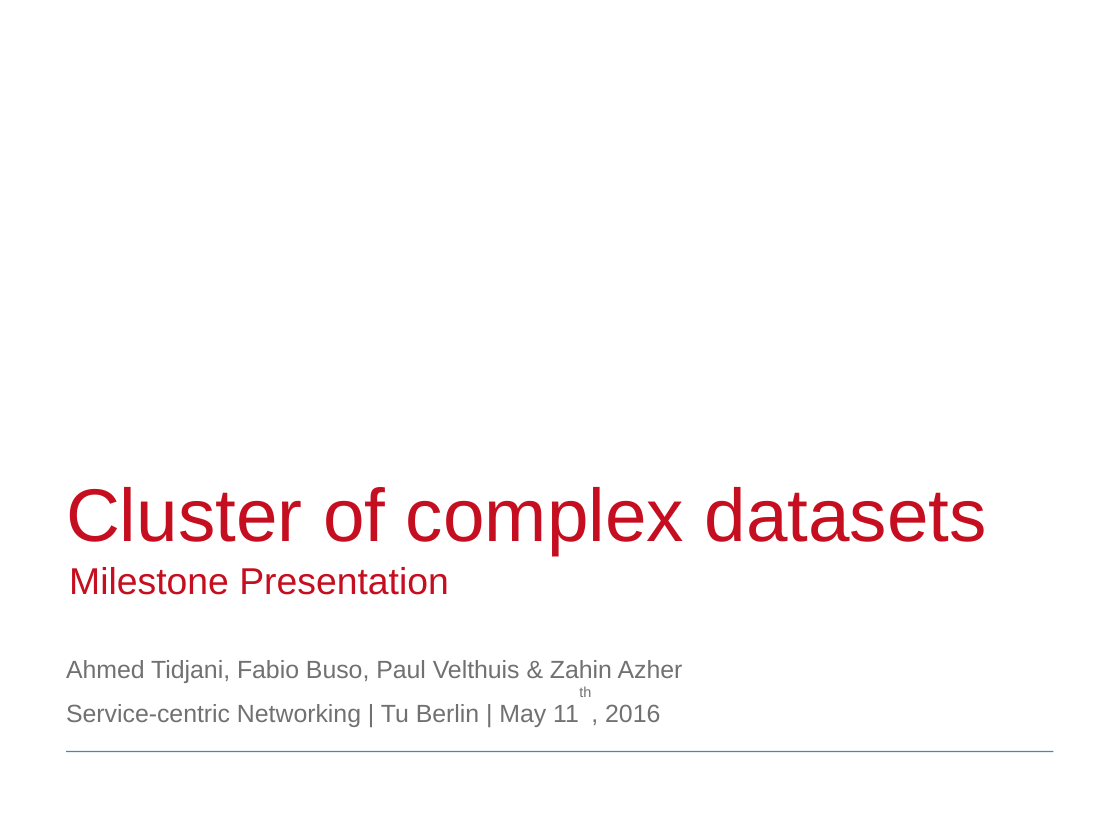
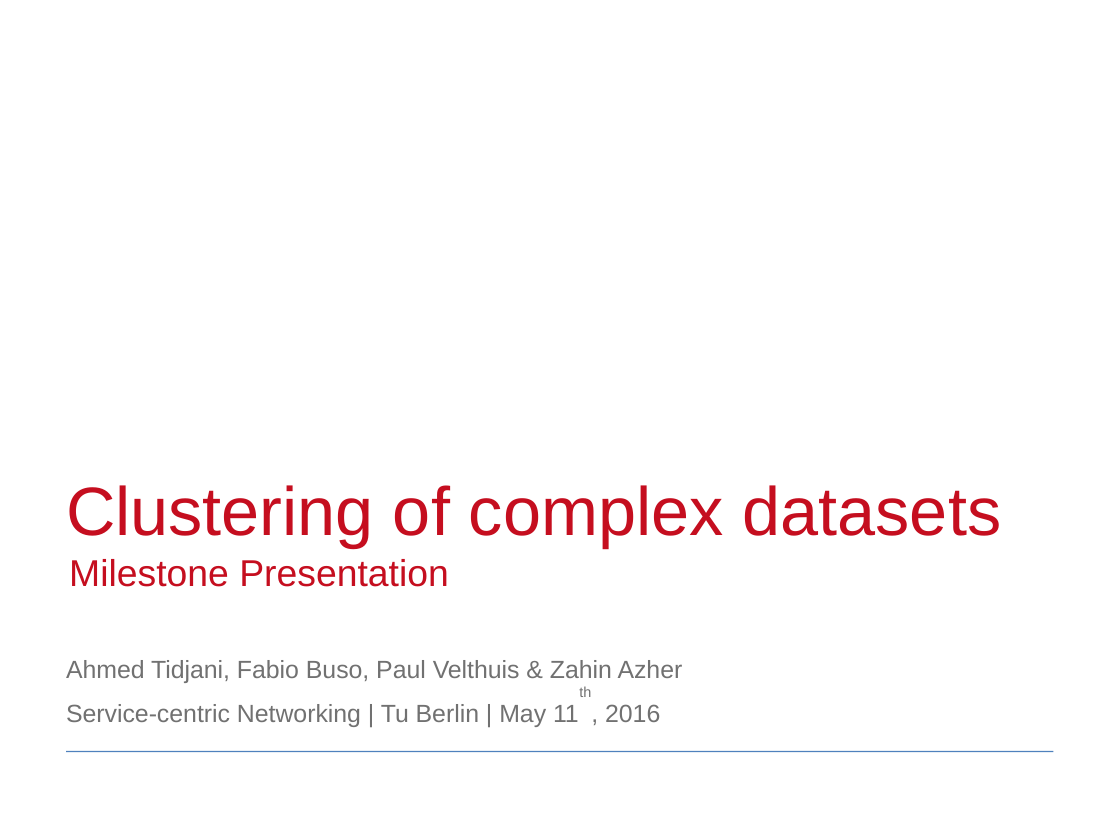
Before and after one commit to atidjani/IoSL_Clustering, a slide deck: slide 1 of Presentations/Milestone.pptx. Drawn at 1120x840 pixels with LibreOffice and Linux fonts; fonts in the diff are those of the drawing; background and template pictures are left out. Boxes give left, top, right and bottom in pixels: in the first picture for what was removed or moved away, otherwise in the second. Text is boxed around its words. In the diff, an @@ line names an element or a change of style, - is before the commit and + after.

```diff
--- a/Presentations/Milestone.pptx
+++ b/Presentations/Milestone.pptx
@@ text at bbox=[66, 485, 1002, 548]: text changed; size 48 to 44 pt @@
-Cluster of complex datasets
+Clustering of complex datasets
```
Also in this commit, not shown: 2 other slides changed.
